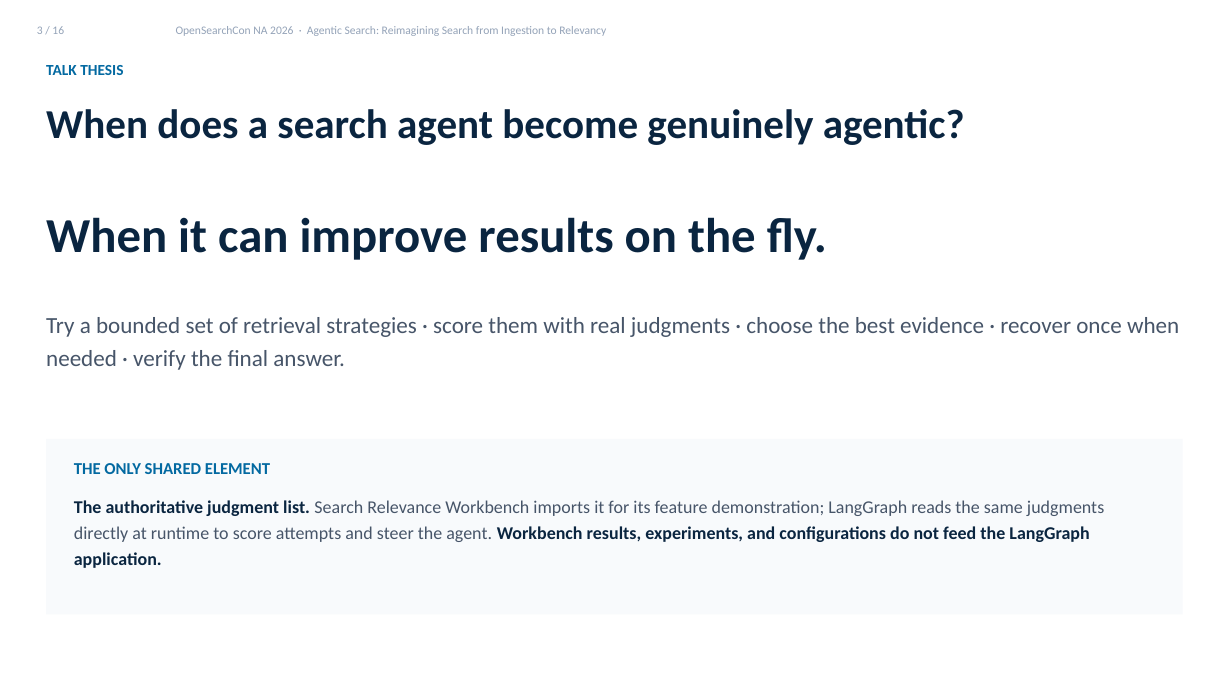
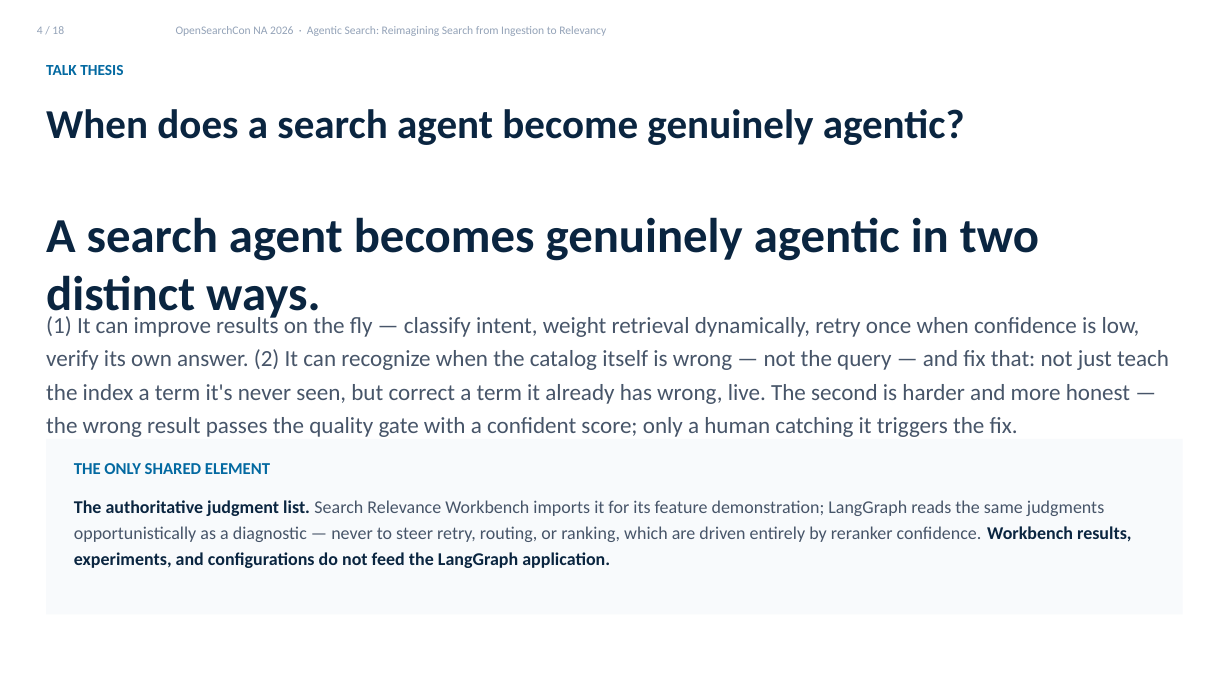
Before and after one commit to kmwtechnology/opensearch2026-agentic-search, a slide deck: slide 4 of docs/presentation/Agentic Search Talk Draft.pptx (slide 3 before the commit). Drawn at 1232x693 pixels with LibreOffice and Linux fonts; fonts in the diff are those of the drawing. Boxes give left, top, right and bottom in pixels: in the first picture for what was removed or moved away, otherwise in the second. Text is boxed around its words. In the diff, an @@ line names an element or a change of style, - is before the commit and + after.

```diff
--- a/docs/presentation/Agentic Search Talk Draft.pptx
+++ b/docs/presentation/Agentic Search Talk Draft.pptx
@@ text at bbox=[37, 26, 64, 34]: text changed @@
-3 / 16
+4 / 18
@@ text at bbox=[46, 217, 1039, 322]: text changed @@
-When it can improve results on the fly.
+A search agent becomes genuinely agentic in two distinct ways.
@@ text at bbox=[46, 314, 1169, 437]: text changed @@
-Try a bounded set of retrieval strategies · score them with real judgments · choose the best evidence · recover once when needed · verify the final answer.
+(1) It can improve results on the fly — classify intent, weight retrieval dynamically, retry once when confidence is low, verify its own answer. (2) It can recognize when the catalog itself is wrong — not the query — and fix that: not just teach the index a term it's never seen, but correct a term it already has wrong, live. The second is harder and more honest — the wrong result passes the quality gate with a confident score; only a human catching it triggers the fix.
@@ text at bbox=[74, 500, 1132, 568]: text changed @@
-The authoritative judgment list. Search Relevance Workbench imports it for its feature demonstration; LangGraph reads the same judgments directly at runtime to score attempts and steer the agent. Workbench results, experiments, and configurations do not feed the LangGraph application.
+The authoritative judgment list. Search Relevance Workbench imports it for its feature demonstration; LangGraph reads the same judgments opportunistically as a diagnostic — never to steer retry, routing, or ranking, which are driven entirely by reranker confidence. Workbench results, experiments, and configurations do not feed the LangGraph application.
```
Also in this commit, not shown: 13 other slides changed, 2 slides added.
